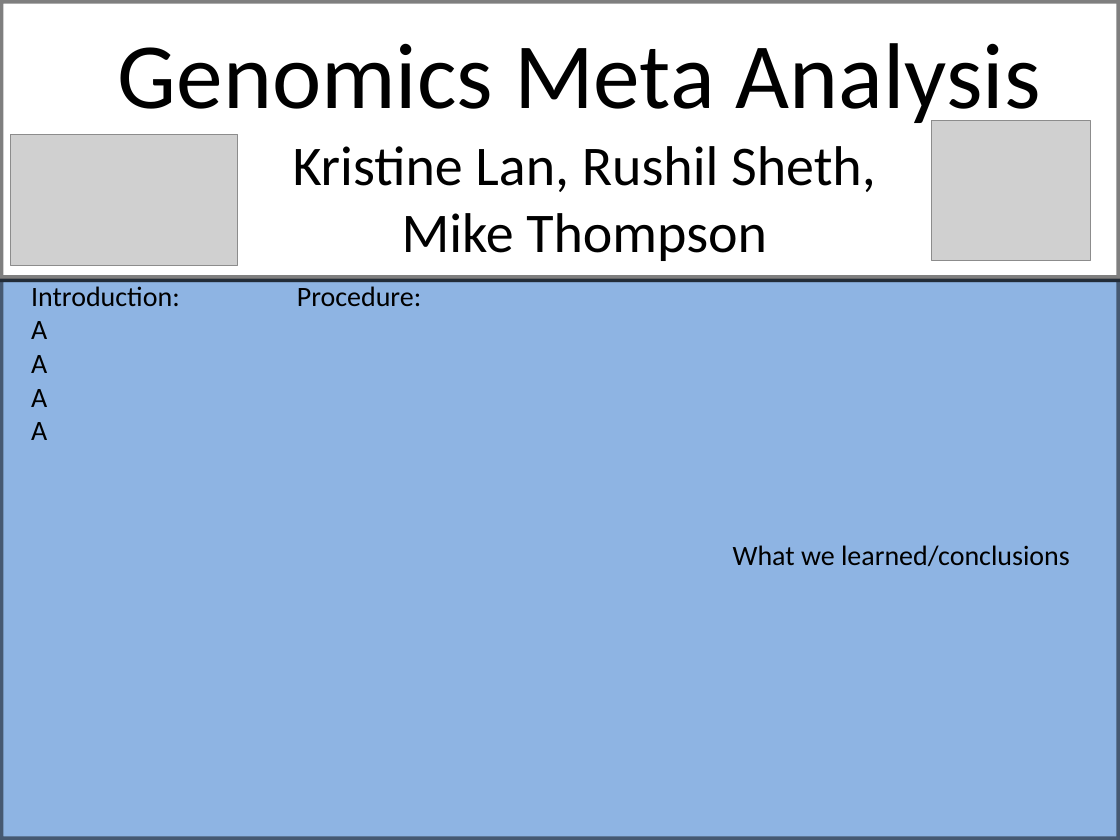
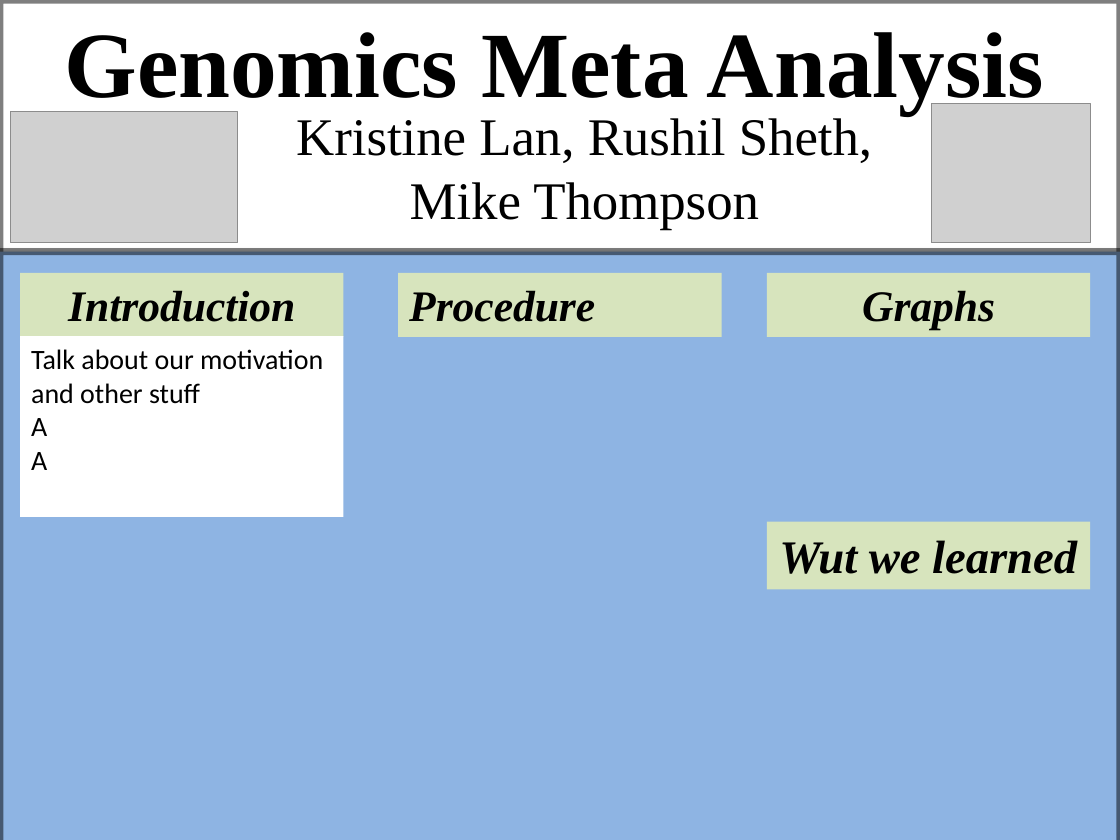
Before and after one commit to lankrist/ph_meta-analysis, a slide deck: slide 1 of meta_poster.pptx. Drawn at 1120x840 pixels with LibreOffice and Linux fonts; fonts in the diff are those of the drawing; grey boxes stand for pictures; background and template pictures are left out. Boxes give left, top, right and bottom in pixels: in the first picture for what was removed or moved away, otherwise in the second. Text is boxed around its words. In the diff, an @@ line names an element or a change of style, - is before the commit and + after.

Commit message:
added slide background

```diff
--- a/meta_poster.pptx
+++ b/meta_poster.pptx
@@ text "Genomics Meta Analysis": place and size @@
-text "Genomics Meta Analysis" at <box>118,43,1041,131</box>
+text "Genomics Meta Analysis" at <box>65,32,1044,115</box>
@@ text "Genomics Meta Analysis" at <box>65,32,1044,115</box>: font Calibri to Times New Roman, bold on @@
@@ text "Kristine Lan, Rushil Sheth, Mike ...": place and size @@
-text "Kristine Lan, Rushil Sheth, Mike ..." at <box>293,146,876,261</box>
+text "Kristine Lan, Rushil Sheth, Mike ..." at <box>296,118,872,230</box>
@@ text "Kristine Lan, Rushil Sheth, Mike ..." at <box>296,118,872,230</box>: size 36 to 34 pt, font Calibri to Times New Roman @@
@@ picture: place and size @@
-picture at <box>10,134,237,265</box>
+picture at <box>10,112,237,243</box>
@@ picture: place and size @@
-picture at <box>931,121,1090,260</box>
+picture at <box>931,104,1090,243</box>
@@ rectangle: place and size @@
-rectangle at <box>0,279,1120,840</box>
+rectangle at <box>0,252,1120,840</box>
@@ rectangle "Introduction" at <box>20,273,344,337</box>: fill none to #D7E4BD @@
@@ rectangle "Introduction": place and size @@
-rectangle "Introduction" at <box>31,286,180,440</box>
+rectangle "Introduction" at <box>20,273,344,337</box>
@@ text in rectangle at <box>68,290,295,322</box>: text changed; size 18 to 28 pt; font Calibri to Times New Roman; bold on; italic on @@
-Introduction:
-A
-A
-A
-A
+Introduction
@@ rectangle "Procedure": place and size @@
-rectangle "Procedure" at <box>297,286,421,306</box>
+rectangle "Procedure" at <box>399,273,722,337</box>
@@ rectangle "Procedure" at <box>399,273,722,337</box>: fill none to #D7E4BD @@
@@ text in rectangle at <box>409,290,595,322</box>: text changed; size 18 to 28 pt; font Calibri to Times New Roman; bold on; italic on @@
-Procedure:
+Procedure
@@ rectangle added at <box>767,273,1091,337</box>, fill #D7E4BD, 28 pt, text #000000, bold, italic @@
+Graphs
@@ rectangle added at <box>20,336,344,517</box>, fill #FFFFFF, 18 pt, text #000000 @@
+Talk about our motivation and other stuff
+A
+A
@@ rectangle added at <box>767,522,1091,590</box>, fill #D7E4BD, 30 pt, text #000000, bold, italic @@
+Wut we learned
@@ text removed at <box>733,545,1070,566</box> @@
-What we learned/conclusions
```
